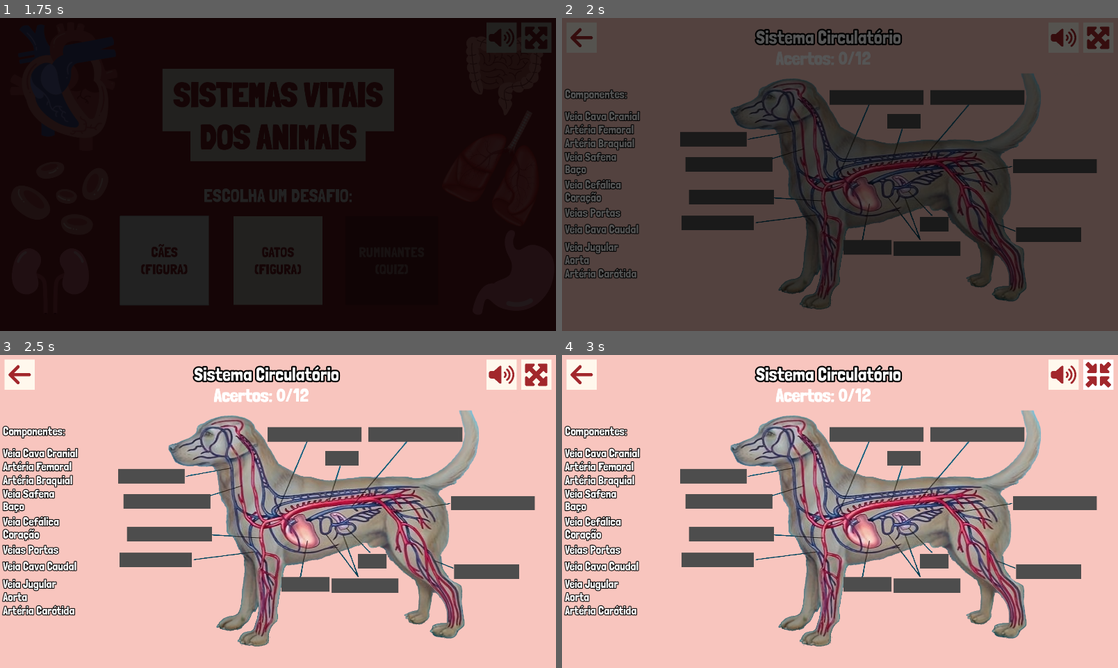
Above: before the commit, frames 1-4 (two rows, left to right).
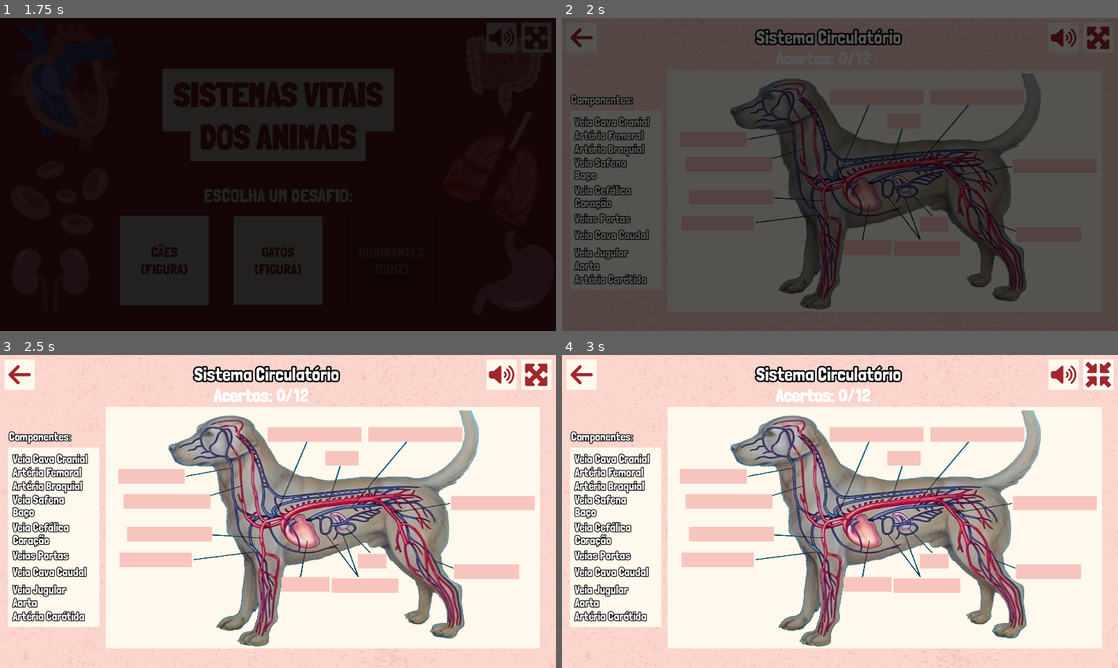
Above: after the commit, the same moments.

Repository: telmotrooper/vet-game
Game: Godot game, scene res://main.tscn
Two runs of this game, one before a commit and one after it. Both use one fixed random seed, a clock stepped at 60 frames per second and the inputs below.
Inputs (mouse positions are in pixels of both pictures, inside the frame that each line leads up to):
- Up to frame 1 (1.75 s): tap Enter at 0.5 s; click "CÃES (FIGURA)" at 1.25 s
- Up to frame 2 (2 s): no input
- Up to frame 3 (2.5 s): click (533, 373) at 2 s
- Up to frame 4 (3 s): click (1095, 373) at 2.75 s

Frame 1 is identical in both runs. In frame 2, 10% of the frame differs, in the area x 0-97%, y 22-86%; in frame 3, 53%, in the area x 0-98%, y 16-94%; in frame 4, 53%.

Commit message:
working on styles

Diff:
--- a/cat_level/square_slot.svg
+++ b/cat_level/square_slot.svg
@@ -7,7 +7,7 @@
    viewBox="0 0 45.207039 45.207039"
    version="1.1"
    id="svg1"
-   inkscape:version="1.3.2 (091e20ef0f, 2023-11-25, custom)"
+   inkscape:version="1.4 (e7c3feb100, 2024-10-09)"
    sodipodi:docname="square_slot.svg"
    xmlns:inkscape="http://www.inkscape.org/namespaces/inkscape"
    xmlns:sodipodi="http://sodipodi.sourceforge.net/DTD/sodipodi-0.dtd"
@@ -24,7 +24,7 @@
      inkscape:deskcolor="#d1d1d1"
      inkscape:document-units="mm"
      inkscape:zoom="2.9398148"
-     inkscape:cx="38.437796"
+     inkscape:cx="38.777953"
      inkscape:cy="126.53858"
      inkscape:window-width="2192"
      inkscape:window-height="1173"
@@ -40,7 +40,7 @@
      id="layer1"
      transform="translate(-56.768925,-71.583626)">
     <rect
-       style="fill:#4d4d4d;stroke:#4d4d4d;stroke-width:2;stroke-dasharray:none"
+       style="fill:#f8c5be;stroke:#f8c5be;stroke-width:2;stroke-dasharray:none;fill-opacity:1;stroke-opacity:1"
        id="rect1"
        width="43.207039"
        height="43.207039"
--- a/dog_level/dog_level.tscn
+++ b/dog_level/dog_level.tscn
@@ -11,6 +11,7 @@
 [ext_resource type="Texture2D" uid="uid://btvovgytwfq74" path="res://cat_level/square_slot.svg" id="10_10lmo"]
 [ext_resource type="Script" path="res://slot.gd" id="11_suqmt"]
 [ext_resource type="Script" path="res://draggable_label.gd" id="14_ni0bv"]
+[ext_resource type="Texture2D" uid="uid://cth5lvbgau8ow" path="res://assets/pink_stain.png" id="14_r2hca"]
 [ext_resource type="Theme" uid="uid://dih34ywnda3er" path="res://dialog_button_theme.tres" id="15_tiibd"]
 [ext_resource type="Script" path="res://ui/back_button/back_button.gd" id="16_y7wcw"]
 
@@ -43,6 +44,19 @@
 grow_vertical = 2
 color = Color(0.972549, 0.772549, 0.745098, 1)
 script = ExtResource("4_21gbo")
+
+[node name="PinkStain" type="Sprite2D" parent="Background"]
+self_modulate = Color(1, 1, 1, 0.470588)
+position = Vector2(908, 420)
+rotation = 0.879464
+texture = ExtResource("14_r2hca")
+
+[node name="ColorRect2" type="ColorRect" parent="Background"]
+offset_left = 365.0
+offset_top = 179.0
+offset_right = 1865.0
+offset_bottom = 1013.0
+color = Color(1, 0.972549, 0.929412, 1)
 
 [node name="DogFigure" type="Sprite2D" parent="Background"]
 position = Vector2(1122.4, 609.2)
@@ -235,130 +249,130 @@
 [node name="Pieces" type="Node" parent="."]
 
 [node name="VeiaJugular" type="Label" parent="Pieces"]
-offset_left = 10.0
-offset_top = 766.0
-offset_right = 194.0
-offset_bottom = 815.0
+offset_left = 44.0
+offset_top = 786.0
+offset_right = 228.0
+offset_bottom = 835.0
 mouse_filter = 1
 text = "Veia Jugular"
 horizontal_alignment = 1
 script = ExtResource("14_ni0bv")
 
 [node name="ArteriaFemoral" type="Label" parent="Pieces"]
-offset_left = 10.0
-offset_top = 361.0
-offset_right = 247.0
-offset_bottom = 410.0
+offset_left = 44.0
+offset_top = 381.0
+offset_right = 281.0
+offset_bottom = 430.0
 mouse_filter = 1
 text = "Artéria Femoral"
 horizontal_alignment = 1
 script = ExtResource("14_ni0bv")
 
 [node name="ArteriaCarotida" type="Label" parent="Pieces"]
-offset_left = 10.0
-offset_top = 858.0
-offset_right = 258.0
-offset_bottom = 907.0
+offset_left = 44.0
+offset_top = 878.0
+offset_right = 292.0
+offset_bottom = 927.0
 mouse_filter = 1
 text = "Artéria Carótida"
 horizontal_alignment = 1
 script = ExtResource("14_ni0bv")
 
 [node name="ArteriaBraquial" type="Label" parent="Pieces"]
-offset_left = 10.0
-offset_top = 408.0
-offset_right = 250.0
-offset_bottom = 457.0
+offset_left = 44.0
+offset_top = 428.0
+offset_right = 284.0
+offset_bottom = 477.0
 mouse_filter = 1
 text = "Artéria Braquial"
 horizontal_alignment = 1
 script = ExtResource("14_ni0bv")
 
 [node name="VeiaCefalica" type="Label" parent="Pieces"]
-offset_left = 10.0
-offset_top = 551.0
-offset_right = 204.0
-offset_bottom = 600.0
+offset_left = 44.0
+offset_top = 571.0
+offset_right = 238.0
+offset_bottom = 620.0
 mouse_filter = 1
 text = "Veia Cefálica"
 horizontal_alignment = 1
 script = ExtResource("14_ni0bv")
 
 [node name="Coracao" type="Label" parent="Pieces"]
-offset_left = 10.0
-offset_top = 595.0
-offset_right = 136.0
-offset_bottom = 644.0
+offset_left = 44.0
+offset_top = 615.0
+offset_right = 170.0
+offset_bottom = 664.0
 mouse_filter = 1
 text = "Coração"
 horizontal_alignment = 1
 script = ExtResource("14_ni0bv")
 
 [node name="VeiasPortas" type="Label" parent="Pieces"]
-offset_left = 10.0
-offset_top = 648.0
-offset_right = 202.0
-offset_bottom = 697.0
+offset_left = 44.0
+offset_top = 668.0
+offset_right = 236.0
+offset_bottom = 717.0
 mouse_filter = 1
 text = "Veias Portas"
 horizontal_alignment = 1
 script = ExtResource("14_ni0bv")
 
 [node name="Baco" type="Label" parent="Pieces"]
-offset_left = 10.0
-offset_top = 498.0
-offset_right = 84.0
-offset_bottom = 547.0
+offset_left = 44.0
+offset_top = 518.0
+offset_right = 118.0
+offset_bottom = 567.0
 mouse_filter = 1
 text = "Baço"
 horizontal_alignment = 1
 script = ExtResource("14_ni0bv")
 
 [node name="VeiaSafena" type="Label" parent="Pieces"]
-offset_left = 10.0
-offset_top = 455.0
-offset_right = 188.0
-offset_bottom = 504.0
+offset_left = 44.0
+offset_top = 475.0
+offset_right = 222.0
+offset_bottom = 524.0
 mouse_filter = 1
 text = "Veia Safena"
 horizontal_alignment = 1
 script = ExtResource("14_ni0bv")
 
 [node name="VeiaCavaCaudal" type="Label" parent="Pieces"]
-offset_left = 10.0
-offset_top = 705.0
-offset_right = 264.0
-offset_bottom = 754.0
+offset_left = 44.0
+offset_top = 725.0
+offset_right = 298.0
+offset_bottom = 774.0
 mouse_filter = 1
 text = "Veia Cava Caudal"
 horizontal_alignment = 1
 script = ExtResource("14_ni0bv")
 
 [node name="Aorta" type="Label" parent="Pieces"]
-offset_left = 10.0
-offset_top = 811.0
-offset_right = 94.0
-offset_bottom = 860.0
+offset_left = 44.0
+offset_top = 831.0
+offset_right = 128.0
+offset_bottom = 880.0
 mouse_filter = 1
 text = "Aorta"
 horizontal_alignment = 1
 script = ExtResource("14_ni0bv")
 
 [node name="VeiaCavaCranial" type="Label" parent="Pieces"]
-offset_left = 10.0
-offset_top = 315.0
-offset_right = 268.0
-offset_bottom = 364.0
+offset_left = 44.0
+offset_top = 335.0
+offset_right = 302.0
+offset_bottom = 384.0
 mouse_filter = 1
 text = "Veia Cava Cranial"
 horizontal_alignment = 1
 script = ExtResource("14_ni0bv")
 
 [node name="Label" type="Label" parent="Pieces"]
-offset_left = 10.0
-offset_top = 239.0
-offset_right = 268.0
-offset_bottom = 288.0
+offset_left = 31.0
+offset_top = 258.0
+offset_right = 289.0
+offset_bottom = 307.0
 text = "Componentes:"
 
 [node name="VictoryPanel" type="PanelContainer" parent="."]
@@ -455,6 +469,20 @@
 text = "Sistema Circulatório"
 label_settings = SubResource("LabelSettings_hcqab")
 
+[node name="ColorRect" type="ColorRect" parent="."]
+offset_left = 28.0
+offset_top = 319.0
+offset_right = 344.0
+offset_bottom = 938.0
+color = Color(1, 0.972549, 0.929412, 1)
+
+[node name="PinkStain" type="Sprite2D" parent="."]
+visible = false
+position = Vector2(113, 585)
+rotation = -0.677312
+scale = Vector2(0.26953, 0.26953)
+texture = ExtResource("14_r2hca")
+
 [connection signal="slot_filled" from="Slots/SquareSlot" to="." method="_on_slot_filled"]
 [connection signal="slot_filled" from="Slots/SquareSlot2" to="." method="_on_slot_filled"]
 [connection signal="slot_filled" from="Slots/SquareSlot3" to="." method="_on_slot_filled"]
Binary file added: assets/pink_stain.png
Not shown, added: assets/pink_stain.png.import
Not shown: 1 places in dog_level/dog_level.tscn that only renumber resources
